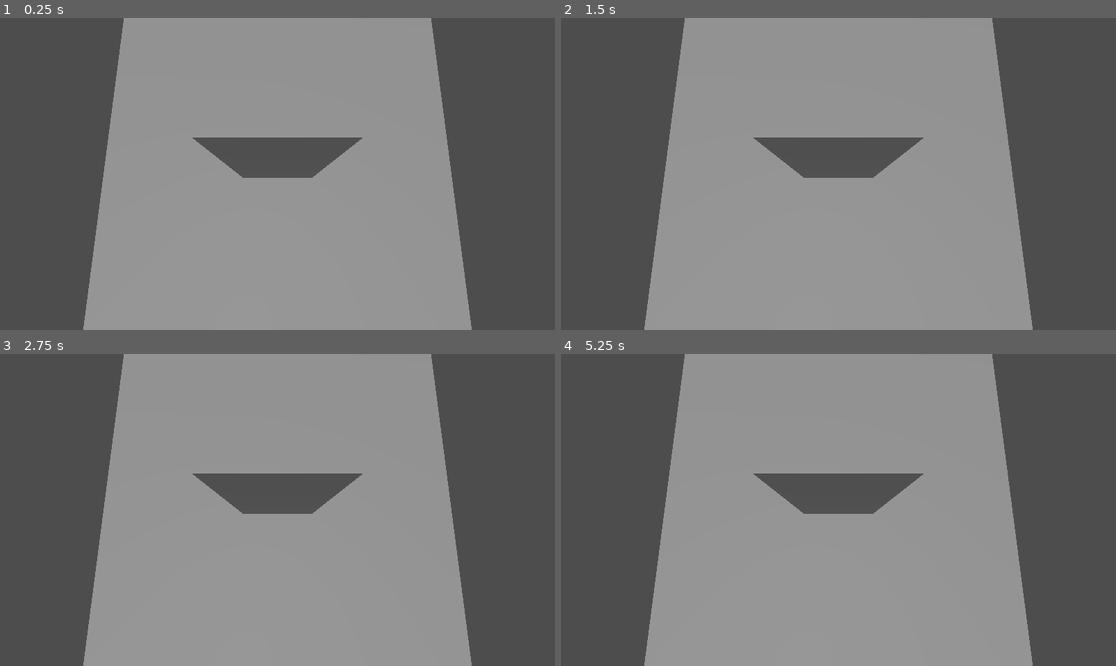
Above: before the commit, frames 1-4 (two rows, left to right).
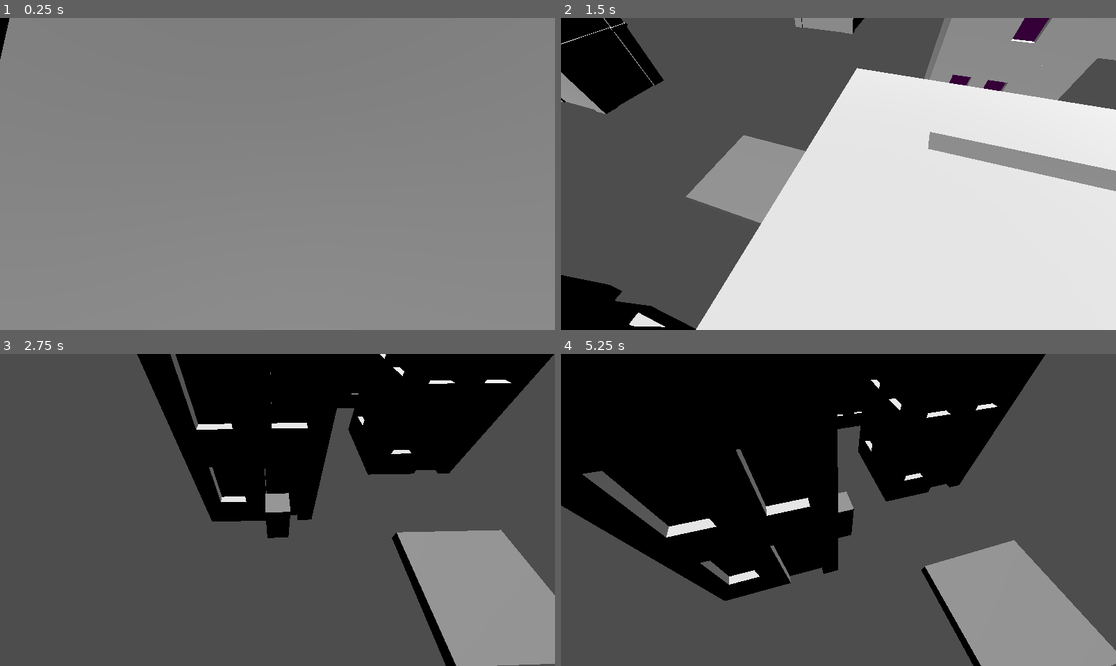
Above: after the commit, the same moments.

Repository: Paladinking/Trekorn
Game: Godot game, scene res://ScenesAndScripts/main.tscn
Same seed, same stepped clock (60 frames per second), same inputs: the game is played once before the commit and once after it.
Inputs:
- Up to frame 1 (0.25 s): no input
- Up to frame 2 (1.5 s): tap Enter at 0.5 s; hold D (go_right) 0.53-1.28 s; hold Up (look_down) 0.53-1.28 s; tap Space (jump) at 0.77 s; hold S (go_backward) from 1.28 s (still down); tap Left (look_left) at 1.35 s
- Up to frame 3 (2.75 s): tap Space (jump) at 1.52 s; release S (go_backward) at 2.03 s; hold D (go_right) from 2.03 s (still down); hold Right (look_right) from 2.03 s (still down)
- Up to frame 4 (5.25 s): release D (go_right) at 2.78 s; release Right (look_right) at 2.78 s; hold W (go_forward) 2.78-3.53 s; tap Down (look_up) at 2.85 s; tap Space (jump) at 3.02, 3.77, 4.52 s; hold Alt (slow) 3.53-4.28 s; hold A (go_left) 3.53-5.03 s; tap F at 4.35 s; hold S (go_backward) from 5.03 s (still down); hold Up (look_down) from 5.03 s (still down)

The runs differ from the first frame. In frame 1, 40% of the frame differs, in the area x 0-100%, y 0-100%; in frame 2, 80%; in frame 3, 70%; in frame 4, 72%.

Commit message:
More modular buildings

Diff:
--- /dev/null
+++ b/ScenesAndScripts/Environments/Buildings/circle.tscn
@@ -0,0 +1,40 @@
+[gd_scene load_steps=3 format=3 uid="uid://bdshivpgppjoj"]
+
+[ext_resource type="PackedScene" uid="uid://bioekcb48opv7" path="res://ScenesAndScripts/Environments/ModularBlocks/curve45.tscn" id="1_i5ge2"]
+[ext_resource type="Script" path="res://ScenesAndScripts/Environments/ModularBlocks/modular_block.gd" id="1_wkweh"]
+
+[node name="Circle" type="Node3D"]
+script = ExtResource("1_wkweh")
+size = 3
+
+[node name="Curve45" parent="." instance=ExtResource("1_i5ge2")]
+transform = Transform3D(1, 0, 0, 0, 1, 0, 0, 0, 1, 12.4688, 0, -5.74259)
+size = 3
+
+[node name="Curve46" parent="." instance=ExtResource("1_i5ge2")]
+transform = Transform3D(0.707107, 0, -0.707107, 0, 1, 0, 0.707107, 0, 0.707107, 12.9888, 0, 4.75741)
+size = 3
+
+[node name="Curve47" parent="." instance=ExtResource("1_i5ge2")]
+transform = Transform3D(-4.37114e-08, 0, -1, 0, 1, 0, 1, 0, -4.37114e-08, 5.93184, 0, 12.5494)
+size = 3
+
+[node name="Curve48" parent="." instance=ExtResource("1_i5ge2")]
+transform = Transform3D(-0.707107, 0, -0.707107, 0, 1, 0, 0.707107, 0, -0.707107, -4.56816, 0, 13.0694)
+size = 3
+
+[node name="Curve49" parent="." instance=ExtResource("1_i5ge2")]
+transform = Transform3D(-1, 0, 8.74228e-08, 0, 1, 0, -8.74228e-08, 0, -1, -12.3602, 0, 6.01241)
+size = 3
+
+[node name="Curve50" parent="." instance=ExtResource("1_i5ge2")]
+transform = Transform3D(-0.707107, 0, 0.707107, 0, 1, 0, -0.707107, 0, -0.707107, -12.8802, 0, -4.48759)
+size = 3
+
+[node name="Curve51" parent="." instance=ExtResource("1_i5ge2")]
+transform = Transform3D(1.19249e-08, 0, 1, 0, 1, 0, -1, 0, 1.19249e-08, -5.82316, 0, -12.2796)
+size = 3
+
+[node name="Curve52" parent="." instance=ExtResource("1_i5ge2")]
+transform = Transform3D(0.707107, 0, 0.707107, 0, 1, 0, -0.707107, 0, 0.707107, 4.67684, 0, -12.7996)
+size = 3
--- /dev/null
+++ b/ScenesAndScripts/Environments/ModularBlocks/bigrect.tscn
@@ -0,0 +1,17 @@
+[gd_scene load_steps=5 format=3 uid="uid://cx2024ts6gqsk"]
+
+[ext_resource type="Script" path="res://ScenesAndScripts/Environments/ModularBlocks/modular_block.gd" id="1_cbyvf"]
+[ext_resource type="PackedScene" uid="uid://duaqhqwpsuj22" path="res://ScenesAndScripts/Environments/Blocks/bigrect_mid.tscn" id="2_n4bx7"]
+[ext_resource type="PackedScene" uid="uid://dl1nn7wab5hge" path="res://ScenesAndScripts/Environments/Blocks/bigrect_top.tscn" id="3_12fyk"]
+[ext_resource type="PackedScene" uid="uid://b17dkh60uw0f3" path="res://ScenesAndScripts/Environments/Blocks/bigrect_bot.tscn" id="4_f4y7j"]
+
+[node name="Bigrect" type="Node3D"]
+script = ExtResource("1_cbyvf")
+metadata/Block = ExtResource("2_n4bx7")
+
+[node name="top" parent="." instance=ExtResource("3_12fyk")]
+transform = Transform3D(1, 0, 0, 0, 1, 0, 0, 0, 1, 0, 8, 0)
+
+[node name="bot" parent="." instance=ExtResource("4_f4y7j")]
+
+[node name="middle" type="Node3D" parent="."]
--- /dev/null
+++ b/ScenesAndScripts/Environments/ModularBlocks/corner90.tscn
@@ -0,0 +1,16 @@
+[gd_scene load_steps=4 format=3 uid="uid://dutx5l4hn3d0f"]
+
+[ext_resource type="Script" path="res://ScenesAndScripts/Environments/ModularBlocks/modular_block.gd" id="1_1vgha"]
+[ext_resource type="PackedScene" uid="uid://indmq7g8ugvv" path="res://ScenesAndScripts/Environments/Blocks/corner90_bot.tscn" id="2_aas0j"]
+[ext_resource type="PackedScene" uid="uid://d64a5ctc58gy" path="res://ScenesAndScripts/Environments/Blocks/corner90_top.tscn" id="3_np3ll"]
+
+[node name="Corner90" type="Node3D"]
+script = ExtResource("1_1vgha")
+metadata/Block = ExtResource("2_aas0j")
+
+[node name="top" parent="." instance=ExtResource("3_np3ll")]
+transform = Transform3D(1, 0, 0, 0, 1, 0, 0, 0, 1, 0, 8, 0)
+
+[node name="bot" parent="." instance=ExtResource("2_aas0j")]
+
+[node name="middle" type="Node3D" parent="."]
--- /dev/null
+++ b/ScenesAndScripts/Environments/ModularBlocks/curve45.tscn
@@ -0,0 +1,17 @@
+[gd_scene load_steps=5 format=3 uid="uid://bioekcb48opv7"]
+
+[ext_resource type="Script" path="res://ScenesAndScripts/Environments/ModularBlocks/modular_block.gd" id="1_mbl12"]
+[ext_resource type="PackedScene" uid="uid://sui4hv8pwlkx" path="res://ScenesAndScripts/Environments/Blocks/curve45_mid.tscn" id="2_o5no6"]
+[ext_resource type="PackedScene" uid="uid://rxcgi7isp6nd" path="res://ScenesAndScripts/Environments/Blocks/curve45_top.tscn" id="3_8e7rw"]
+[ext_resource type="PackedScene" uid="uid://cxep1ady0sfyi" path="res://ScenesAndScripts/Environments/Blocks/curve45_bot.tscn" id="4_y631x"]
+
+[node name="Curve45" type="Node3D"]
+script = ExtResource("1_mbl12")
+metadata/Block = ExtResource("2_o5no6")
+
+[node name="top" parent="." instance=ExtResource("3_8e7rw")]
+transform = Transform3D(1, 0, 0, 0, 1, 0, 0, 0, 1, 0, 8, 0)
+
+[node name="bot" parent="." instance=ExtResource("4_y631x")]
+
+[node name="middle" type="Node3D" parent="."]
--- /dev/null
+++ b/ScenesAndScripts/Environments/ModularBlocks/enter.tscn
@@ -0,0 +1,17 @@
+[gd_scene load_steps=5 format=3 uid="uid://d2mxwbon48ct"]
+
+[ext_resource type="Script" path="res://ScenesAndScripts/Environments/ModularBlocks/modular_block.gd" id="1_p6s8u"]
+[ext_resource type="PackedScene" uid="uid://brujbeqs84x4f" path="res://ScenesAndScripts/Environments/Blocks/enter_mid.tscn" id="2_cm1lp"]
+[ext_resource type="PackedScene" uid="uid://cqoec7nkwgvw1" path="res://ScenesAndScripts/Environments/Blocks/enter_top.tscn" id="3_hvtnl"]
+[ext_resource type="PackedScene" uid="uid://cos5udjcpiqn0" path="res://ScenesAndScripts/Environments/Blocks/enter_bot.tscn" id="4_xrpxi"]
+
+[node name="Enter" type="Node3D"]
+script = ExtResource("1_p6s8u")
+metadata/Block = ExtResource("2_cm1lp")
+
+[node name="top" parent="." instance=ExtResource("3_hvtnl")]
+transform = Transform3D(1, 0, 0, 0, 1, 0, 0, 0, 1, 0, 8, 0)
+
+[node name="bot" parent="." instance=ExtResource("4_xrpxi")]
+
+[node name="middle" type="Node3D" parent="."]
--- /dev/null
+++ b/ScenesAndScripts/Environments/ModularBlocks/medrect.tscn
@@ -0,0 +1,17 @@
+[gd_scene load_steps=5 format=3 uid="uid://c54kk7ra8cv2u"]
+
+[ext_resource type="Script" path="res://ScenesAndScripts/Environments/ModularBlocks/modular_block.gd" id="1_4jeo5"]
+[ext_resource type="PackedScene" uid="uid://dbc6jf6wnafeq" path="res://ScenesAndScripts/Environments/Blocks/medrect_mid.tscn" id="2_wxxcy"]
+[ext_resource type="PackedScene" uid="uid://bcyi054tkq2ob" path="res://ScenesAndScripts/Environments/Blocks/medrect_top.tscn" id="3_ujk47"]
+[ext_resource type="PackedScene" uid="uid://wfavnk7adtlo" path="res://ScenesAndScripts/Environments/Blocks/medrect_bot.tscn" id="4_e7hgt"]
+
+[node name="Medrect" type="Node3D"]
+script = ExtResource("1_4jeo5")
+metadata/Block = ExtResource("2_wxxcy")
+
+[node name="top" parent="." instance=ExtResource("3_ujk47")]
+transform = Transform3D(1, 0, 0, 0, 1, 0, 0, 0, 1, 0, 8, 0)
+
+[node name="bot" parent="." instance=ExtResource("4_e7hgt")]
+
+[node name="middle" type="Node3D" parent="."]
--- /dev/null
+++ b/ScenesAndScripts/Environments/ModularBlocks/modular_block.gd
@@ -0,0 +1,28 @@
+@tool
+class_name ModularBlock
+extends Node3D
+
+func _layout():
+	for n in get_children():
+		if n is ModularBlock:
+			n.size = size
+	if has_node("middle"):
+		for n in $middle.get_children():
+			$middle.remove_child(n)
+			n.queue_free()
+		var instance = get_meta("Block")
+		for i in range(size):
+			var node: Node3D = instance.instantiate()
+			node.position.y = 4 * (i + 1);
+			$middle.add_child(node)
+	if has_node("top"):
+		$top.position.y = 4 * (size + 1);
+
+@export var size: int = 1:
+	set(new_size):
+		size = new_size
+		_layout()
+
+# Called when the node enters the scene tree for the first time.
+func _ready():
+	_layout()
--- /dev/null
+++ b/ScenesAndScripts/Environments/ModularBlocks/square.tscn
@@ -0,0 +1,17 @@
+[gd_scene load_steps=5 format=3 uid="uid://b223a2ai2d6bq"]
+
+[ext_resource type="Script" path="res://ScenesAndScripts/Environments/ModularBlocks/modular_block.gd" id="1_m84h8"]
+[ext_resource type="PackedScene" uid="uid://1jc28idepr47" path="res://ScenesAndScripts/Environments/Blocks/square_mid.tscn" id="2_3bf02"]
+[ext_resource type="PackedScene" uid="uid://bu2f1qy4iyfxf" path="res://ScenesAndScripts/Environments/Blocks/square_top.tscn" id="3_jelxy"]
+[ext_resource type="PackedScene" uid="uid://dty815x28nk3v" path="res://ScenesAndScripts/Environments/Blocks/square_bot.tscn" id="4_tk1mo"]
+
+[node name="Square" type="Node3D"]
+script = ExtResource("1_m84h8")
+metadata/Block = ExtResource("2_3bf02")
+
+[node name="top" parent="." instance=ExtResource("3_jelxy")]
+transform = Transform3D(1, 0, 0, 0, 1, 0, 0, 0, 1, 0, 8, 0)
+
+[node name="bot" parent="." instance=ExtResource("4_tk1mo")]
+
+[node name="middle" type="Node3D" parent="."]
--- a/ScenesAndScripts/Environments/tall_square.tscn
+++ /dev/null
@@ -1,15 +0,0 @@
-[gd_scene load_steps=4 format=3 uid="uid://b223a2ai2d6bq"]
-
-[ext_resource type="PackedScene" uid="uid://bu2f1qy4iyfxf" path="res://ScenesAndScripts/Environments/Blocks/square_top.tscn" id="1_8hyal"]
-[ext_resource type="PackedScene" uid="uid://dty815x28nk3v" path="res://ScenesAndScripts/Environments/Blocks/square_bot.tscn" id="2_otpyb"]
-[ext_resource type="PackedScene" uid="uid://1jc28idepr47" path="res://ScenesAndScripts/Environments/Blocks/square_mid.tscn" id="3_ap1ct"]
-
-[node name="TallSquare" type="Node3D"]
-
-[node name="SquareTop" parent="." instance=ExtResource("1_8hyal")]
-transform = Transform3D(1, 0, 0, 0, 1, 0, 0, 0, 1, 0, 8, 0)
-
-[node name="SquareBot" parent="." instance=ExtResource("2_otpyb")]
-
-[node name="SquareMid" parent="." instance=ExtResource("3_ap1ct")]
-transform = Transform3D(1, 0, 0, 0, 1, 0, 0, 0, 1, 0, 4, 0)
--- a/ScenesAndScripts/Environments/world.tscn
+++ b/ScenesAndScripts/Environments/world.tscn
@@ -1,6 +1,12 @@
-[gd_scene load_steps=4 format=3 uid="uid://b8i2al5jacohu"]
+[gd_scene load_steps=10 format=3 uid="uid://b8i2al5jacohu"]
 
-[ext_resource type="PackedScene" uid="uid://b223a2ai2d6bq" path="res://ScenesAndScripts/Environments/tall_square.tscn" id="1_6my8j"]
+[ext_resource type="PackedScene" uid="uid://b223a2ai2d6bq" path="res://ScenesAndScripts/Environments/ModularBlocks/square.tscn" id="1_5df2j"]
+[ext_resource type="PackedScene" uid="uid://cx2024ts6gqsk" path="res://ScenesAndScripts/Environments/ModularBlocks/bigrect.tscn" id="2_h0nmp"]
+[ext_resource type="PackedScene" uid="uid://c54kk7ra8cv2u" path="res://ScenesAndScripts/Environments/ModularBlocks/medrect.tscn" id="3_u71au"]
+[ext_resource type="PackedScene" uid="uid://d2mxwbon48ct" path="res://ScenesAndScripts/Environments/ModularBlocks/enter.tscn" id="4_5l2kr"]
+[ext_resource type="PackedScene" uid="uid://bioekcb48opv7" path="res://ScenesAndScripts/Environments/ModularBlocks/curve45.tscn" id="5_dlhbm"]
+[ext_resource type="PackedScene" uid="uid://dutx5l4hn3d0f" path="res://ScenesAndScripts/Environments/ModularBlocks/corner90.tscn" id="6_d5l86"]
+[ext_resource type="PackedScene" uid="uid://bdshivpgppjoj" path="res://ScenesAndScripts/Environments/Buildings/circle.tscn" id="7_5m24u"]
 
 [sub_resource type="BoxShape3D" id="BoxShape3D_0mwd8"]
 size = Vector3(5, 0.5, 5)
@@ -25,5 +31,35 @@
 [node name="CollisionShape3D" type="CollisionShape3D" parent="WorldFloor"]
 shape = SubResource("WorldBoundaryShape3D_8p8u2")
 
-[node name="TallSquare" parent="." instance=ExtResource("1_6my8j")]
+[node name="Square2" parent="." instance=ExtResource("1_5df2j")]
+transform = Transform3D(1, 0, 0, 0, 1, 0, 0, 0, 1, 0, 0, 9.23847)
+size = 4
+
+[node name="top" parent="Square2" index="0"]
+transform = Transform3D(1, 0, 0, 0, 1, 0, 0, 0, 1, 0, 20, 0)
+
+[node name="Square" parent="." instance=ExtResource("1_5df2j")]
 transform = Transform3D(1, 0, 0, 0, 1, 0, 0, 0, 1, 8.8469, 0, 6)
+
+[node name="Bigrect" parent="." instance=ExtResource("2_h0nmp")]
+transform = Transform3D(1, 0, 0, 0, 1, 0, 0, 0, 1, -18.9644, 0, -3.94007)
+
+[node name="Medrect" parent="." instance=ExtResource("3_u71au")]
+transform = Transform3D(1, 0, 0, 0, 1, 0, 0, 0, 1, 11.9105, 0, -12.1785)
+size = 3
+
+[node name="Enter" parent="." instance=ExtResource("4_5l2kr")]
+transform = Transform3D(1, 0, 0, 0, 1, 0, 0, 0, 1, -5, 0, -28)
+
+[node name="Curve45" parent="." instance=ExtResource("5_dlhbm")]
+transform = Transform3D(1, 0, 0, 0, 1, 0, 0, 0, 1, 24.0234, 0, -30.6102)
+size = 10
+
+[node name="Corner90" parent="." instance=ExtResource("6_d5l86")]
+transform = Transform3D(1, 0, 0, 0, 1, 0, 0, 0, 1, -15, 0, -59)
+
+[node name="Circle" parent="." instance=ExtResource("7_5m24u")]
+transform = Transform3D(1, 0, 0, 0, 1, 0, 0, 0, 1, -0.333141, -7.62939e-06, 31.5455)
+size = 4
+
+[editable path="Square2"]
--- a/ScenesAndScripts/main.tscn
+++ b/ScenesAndScripts/main.tscn
@@ -2,14 +2,14 @@
 
 [ext_resource type="PackedScene" uid="uid://b8i2al5jacohu" path="res://ScenesAndScripts/Environments/world.tscn" id="1_afrpm"]
 [ext_resource type="Script" path="res://ScenesAndScripts/main.gd" id="1_wkjhj"]
-[ext_resource type="PackedScene" uid="uid://f0imj174l2fx" path="res://ScenesAndScripts/Environments/player.tscn" id="3_b5eqi"]
+[ext_resource type="PackedScene" uid="uid://f0imj174l2fx" path="res://ScenesAndScripts/Characters/player.tscn" id="3_iomdr"]
 
 [node name="main" type="Node3D"]
 script = ExtResource("1_wkjhj")
 
 [node name="World" parent="." instance=ExtResource("1_afrpm")]
 
-[node name="Player" parent="." instance=ExtResource("3_b5eqi")]
-
 [node name="Camera3D" type="Camera3D" parent="."]
 transform = Transform3D(1, 0, 0, 0, 0.150847, 0.988557, 0, -0.988557, 0.150847, 0, 3.137, 0.889309)
+
+[node name="Player" parent="." instance=ExtResource("3_iomdr")]
Not shown: 1 places in ScenesAndScripts/Environments/player.tscn that only renumber resources
